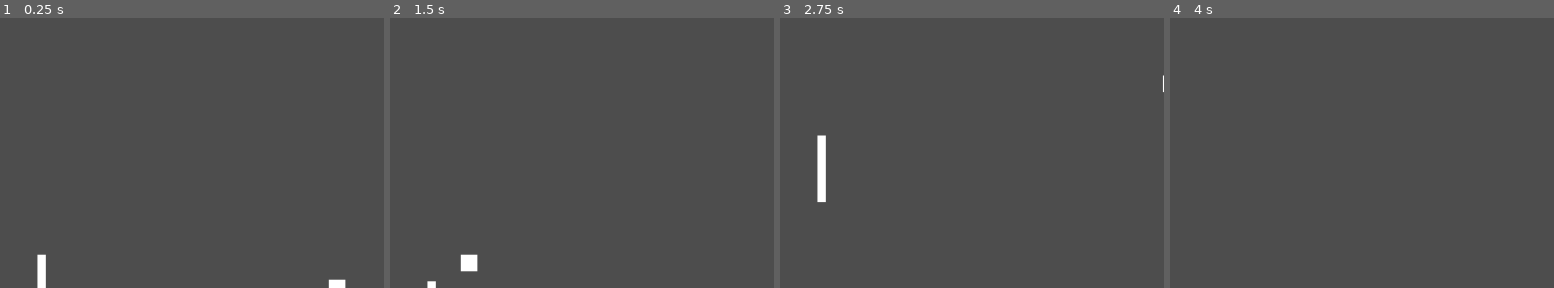
Above: before the commit, frames 1-4 (left to right).
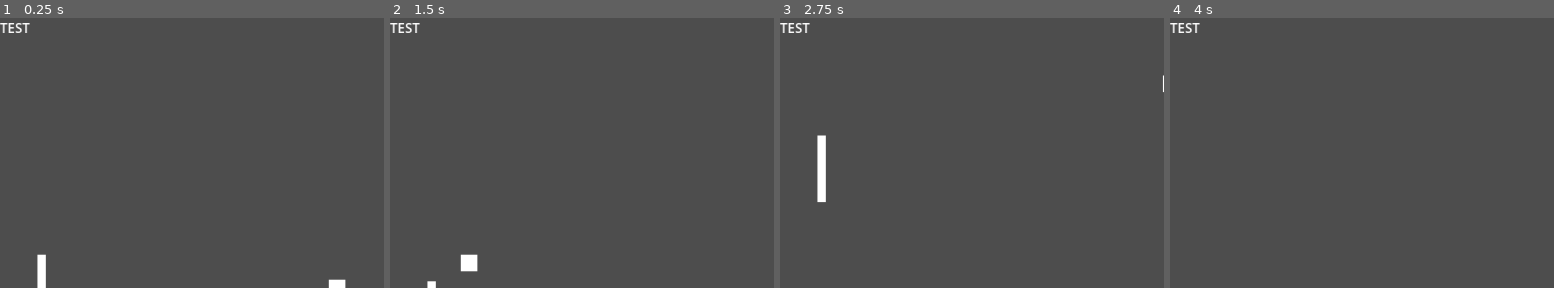
Above: after the commit, the same moments.

Repository: LethalInjectionStudios/pong_20gc
Game: Godot game, scene res://scenes/level.tscn
The game is run twice, just before and just after one commit, with the same random seed, the same clock (stepped at 60 frames per second) and the same inputs.
Inputs (mouse positions are % of the whole screen's width and height, from its top left):
- Up to frame 1 (0.25 s): no input
- Up to frame 2 (1.5 s): move the mouse to (75, 45) at 0.52 s; move the mouse to (31, 55) at 1.27 s
- Up to frame 3 (2.75 s): move the mouse to (62, 28) at 2.02 s
- Up to frame 4 (4 s): move the mouse to (47, 70) at 2.77 s; move the mouse to (83, 65) at 3.52 s
The pictures show only the part of the screen within x 0-50%, y 0-50%; the shares and areas given below are measured in that part.

The runs differ from the first frame. In frame 1, 0.2% of the frame differs, in the area x 0-8%, y 1-6%; in frame 2, 0.2%; in frame 3, 0.2%; in frame 4, 0.2%.

Commit message:
some fixes and started ui

Diff:
--- a/globals/globals.gd
+++ b/globals/globals.gd
@@ -2,10 +2,9 @@
 
 var ball_scene = preload("res://scenes/ball.gd")
 
+var ball_position
 var screen_width: int = 960
 var screen_height: int = 648
-var isGameActive: bool = false
-var ball_position
 
 var player_one_score = 0:
 	get:
@@ -14,3 +13,9 @@
 var player_two_score = 0:
 	get:
 		return player_two_score
+
+var is_game_active = false:
+	set(value):
+		is_game_active = value
+	get:
+		return is_game_active
--- a/scenes/ai_paddle.gd
+++ b/scenes/ai_paddle.gd
@@ -1,6 +1,6 @@
 extends CharacterBody2D
 
 func _process(delta):
-	if Globals.isGameActive:
-		print('moving')
+	if Globals.is_game_active:
+		#print('moving')
 		position.y = Globals.ball_position.y
--- a/scenes/ball.gd
+++ b/scenes/ball.gd
@@ -11,11 +11,13 @@
 	direction = Vector2(-1, 0)
 	position = Vector2(480, 324)
 	Globals.ball_position = position
-	Globals.isGameActive = true
-	print(Globals.isGameActive)
+	Globals.is_game_active = true
 
 # Called every frame. 'delta' is the elapsed time since the previous frame.
 func _process(delta):
+
+	if not Globals.is_game_active:
+		pass #print('Ball: Game not Active')
 	velocity = direction * speed
 	move_and_slide()
 
@@ -42,6 +44,6 @@
 		direction.y = -1
 
 func destroy_ball() -> void:
+	Globals.is_game_active = false
 	score.emit()
-	Globals.isGameActive = false
 	queue_free()
--- a/scenes/level.tscn
+++ b/scenes/level.tscn
@@ -1,11 +1,14 @@
-[gd_scene load_steps=4 format=3 uid="uid://innggntxv7yu"]
+[gd_scene load_steps=5 format=3 uid="uid://innggntxv7yu"]
 
 [ext_resource type="PackedScene" uid="uid://el14fu2gf0lt" path="res://scenes/player.tscn" id="1_ds1lt"]
 [ext_resource type="Script" path="res://scenes/level.gd" id="1_fwiy6"]
+[ext_resource type="PackedScene" uid="uid://ds4w06jqw38d7" path="res://ui/ui.tscn" id="2_frupf"]
 [ext_resource type="PackedScene" uid="uid://ysuj38ua4wbd" path="res://scenes/ai_paddle.tscn" id="3_7b5dv"]
 
 [node name="Level" type="Node2D"]
 script = ExtResource("1_fwiy6")
+
+[node name="UI" parent="." instance=ExtResource("2_frupf")]
 
 [node name="Player" parent="." instance=ExtResource("1_ds1lt")]
 position = Vector2(50, 324)
--- /dev/null
+++ b/ui/ui.tscn
@@ -0,0 +1,8 @@
+[gd_scene format=3 uid="uid://ds4w06jqw38d7"]
+
+[node name="UI" type="CanvasLayer"]
+
+[node name="RichTextLabel" type="RichTextLabel" parent="."]
+offset_right = 40.0
+offset_bottom = 40.0
+text = "TEST"
